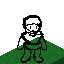
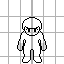
Layers edited between the first and the second 64×64 image:
showed "グリッド" over [0, 0, 64, 64]
renamed "レイヤー 3" to "レイヤー 4", moved it above "キャラクター", painted on it over [0, 17, 64, 64]
hid "キャラクター", opacity 100% → 50% over [17, 15, 47, 63]
